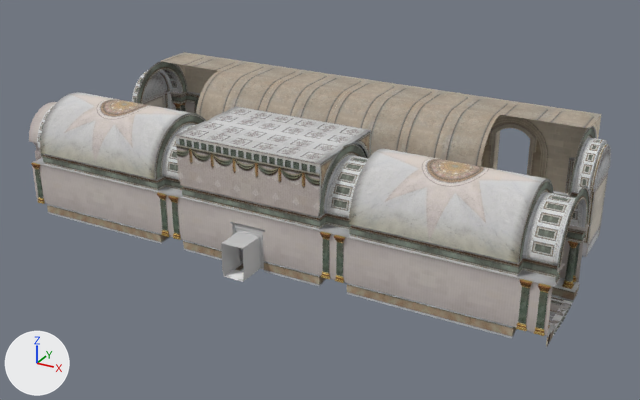
The OBJ model 3D Obj/Hallway.obj, before and after one commit.
Camera for both pictures: a camera (50 mm lens) standing at (34.2, -30.9, 32.2) and looking at (1.1, 29.2, 2.2). The axes (+X, +Y, +Z) are drawn at lower left. The lights are the same throughout. Where no turn or scale is listed for an object, it has been applied to the vertices. Vertices at the same position are counted once.

Objects in the first picture: 'Hallway'.
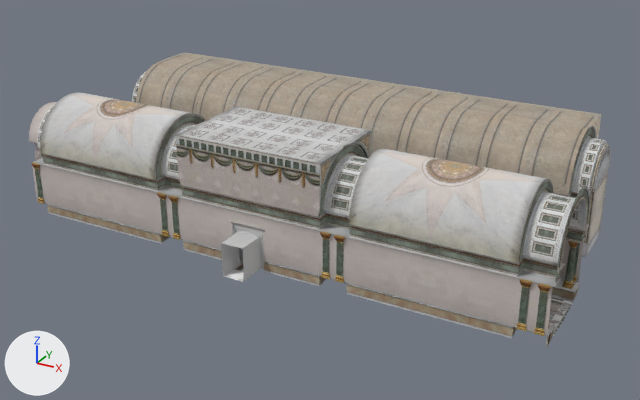
What differs and where, as boxes [x1, y1, x2, y2] in the pictures (640 x 400 px):
part 1 of me_hallway, added: after [481, 115, 588, 196]
part 2 of me_hallway, added: after [136, 61, 218, 114]

Patch to the scene script:
```diff
--- a/3D Obj/Hallway.obj.py
+++ b/3D Obj/Hallway.obj.py
@@ me_hallway @@
 # used by ob_hallway; location = (0.0, 0.0, 0.0)
-me_hallway.from_pydata(...)  # 16550 vertices, 30496 faces; spans x -25.0..23.6, y 17.4..41.5, z 0.0..9.7
+me_hallway.from_pydata(...)  # 16615 vertices, 30568 faces; spans x -25.0..23.6, y 17.4..41.5, z 0.0..9.7
+# me_hallway part 1
+# 9 vertices are added at x 13.9, y 32.0..34.0, z 5.6..9.2
+# 10 new vertices lie (7.1, 0.0, 0.0) away from vertices in x 13.9, y 32.5..36.1, z 7.7..9.7
+# 9 new vertices lie (7.1, 0.0, 0.0) away from vertices in x 13.9, y 32.0..34.0, z 5.6..9.2
+# 36 new faces join them, mat_material__887 (picture img_bricks_jpg)
+# me_hallway part 2
+# 19 vertices are added at x -20.6, y 32.0..36.1, z 5.6..9.7
+# 18 new vertices lie (7.0, 0.0, 0.0) away from vertices in x -20.6, y 32.0..35.7, z 5.6..9.7
+# 36 new faces join them, mat_material__887 (picture img_bricks_jpg)
 me_hallway.materials.append(mat_door)
```
